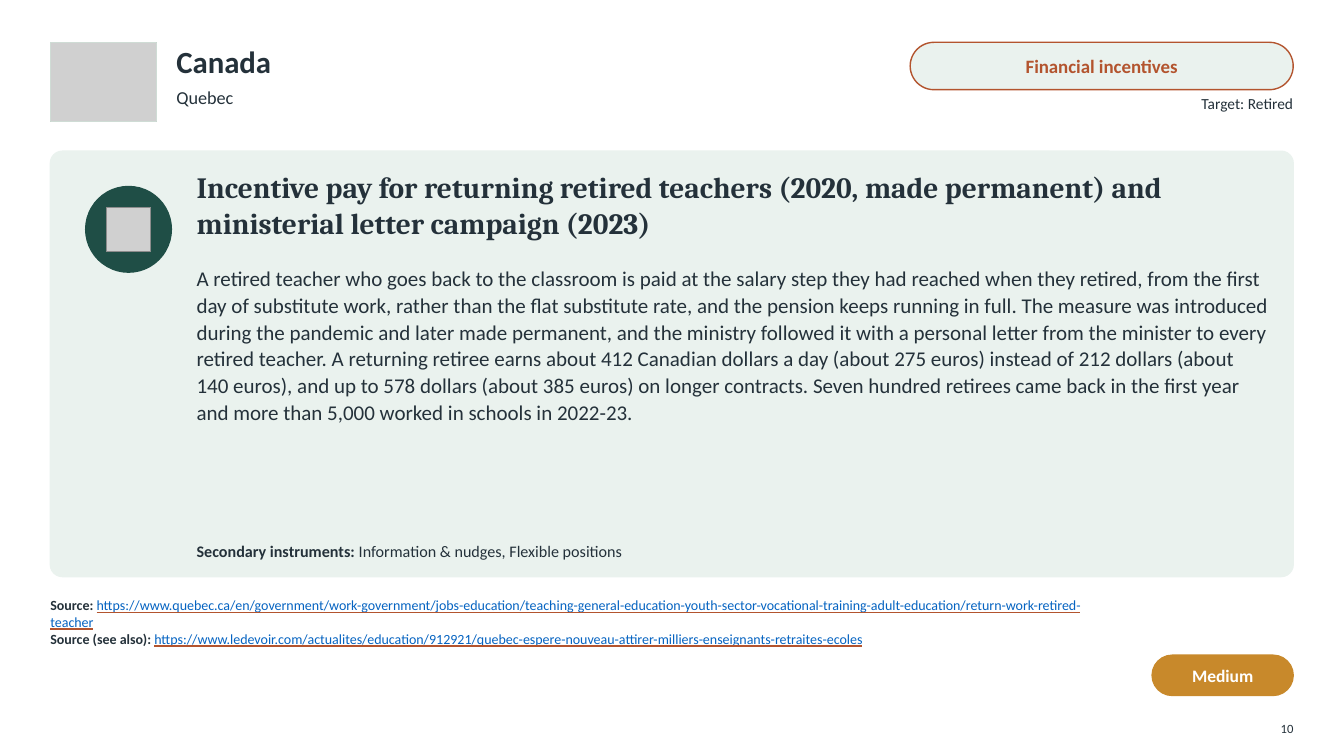
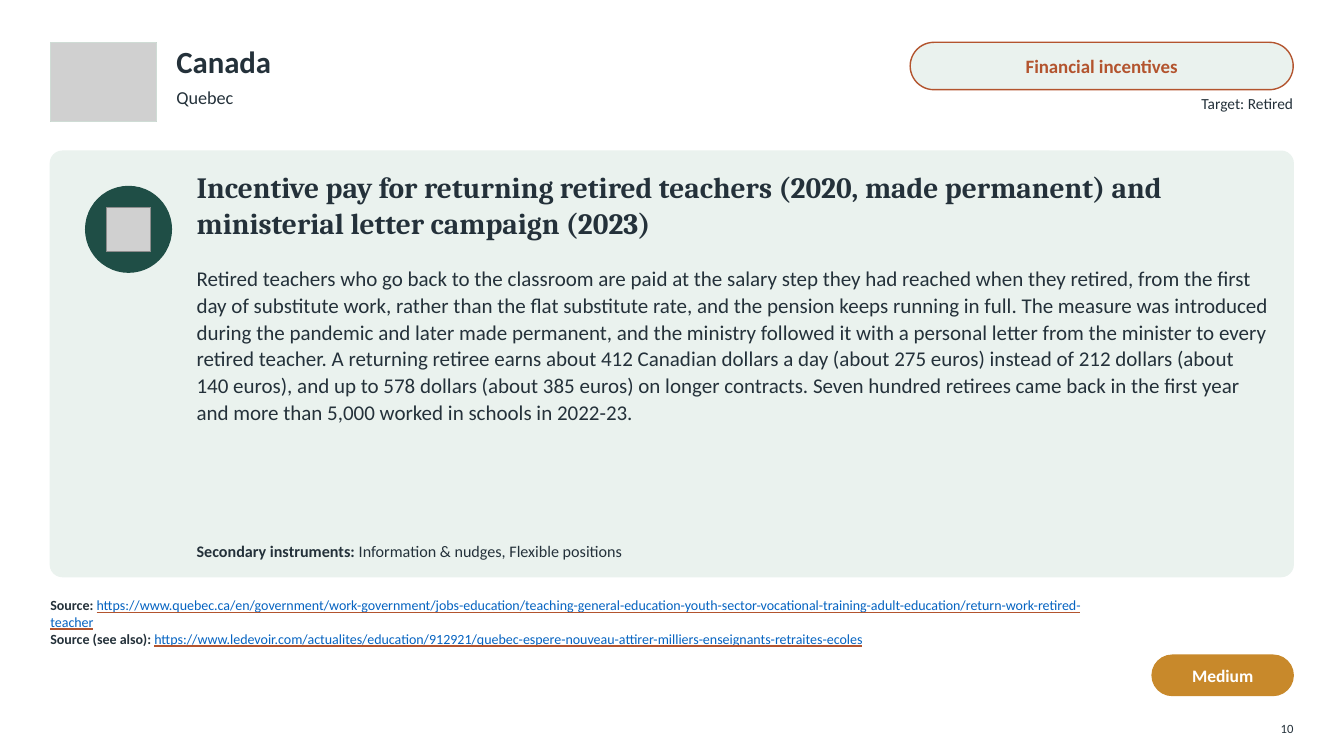
Before and after one commit to jedr1-ship-it/Alternative-Pathways----Quant, a slide deck: slide 10 of policies/Re-attracting_Former_Teachers.pptx. Drawn at 1344x756 pixels with LibreOffice and Linux fonts; fonts in the diff are those of the drawing; grey boxes stand for pictures. Boxes give left, top, right and bottom in pixels: in the first picture for what was removed or moved away, otherwise in the second. Text is boxed around its words. In the diff, an @@ line names an element or a change of style, - is before the commit and + after.

```diff
--- a/policies/Re-attracting_Former_Teachers.pptx
+++ b/policies/Re-attracting_Former_Teachers.pptx
@@ text at box(197, 271, 1267, 423): text changed @@
-A retired teacher who goes back to the classroom is paid at the salary step they had reached when they retired, from the first day of substitute work, rather than the flat substitute rate, and the pension keeps running in full. The measure was introduced during the pandemic and later made permanent, and the ministry followed it with a personal letter from the minister to every retired teacher. A returning retiree earns about 412 Canadian dollars a day (about 275 euros) instead of 212 dollars (about 140 euros), and up to 578 dollars (about 385 euros) on longer contracts. Seven hundred retirees came back in the first year and more than 5,000 worked in schools in 2022-23.
+Retired teachers who go back to the classroom are paid at the salary step they had reached when they retired, from the first day of substitute work, rather than the flat substitute rate, and the pension keeps running in full. The measure was introduced during the pandemic and later made permanent, and the ministry followed it with a personal letter from the minister to every retired teacher. A returning retiree earns about 412 Canadian dollars a day (about 275 euros) instead of 212 dollars (about 140 euros), and up to 578 dollars (about 385 euros) on longer contracts. Seven hundred retirees came back in the first year and more than 5,000 worked in schools in 2022-23.
```
Also in this commit, not shown: 12 other slides changed, 2 other files.
